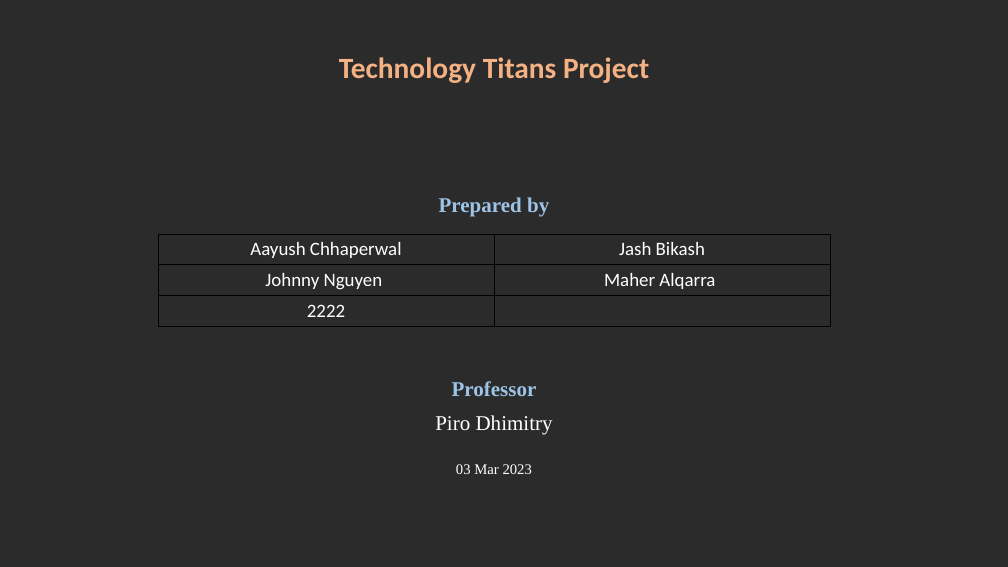
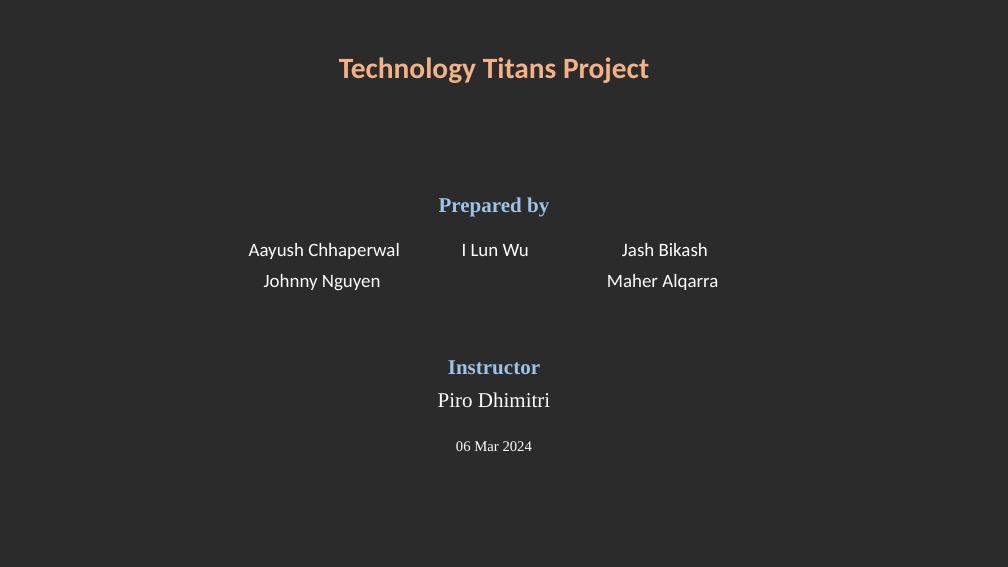
Before and after one commit to jash1112/Project_3, a slide deck: slide 1 of Presentation.pptx. Drawn at 1008x567 pixels with LibreOffice and Linux fonts; fonts in the diff are those of the drawing; background and template pictures are left out; a plain dark background stands for a picture behind light text. Boxes give left, top, right and bottom in pixels: in the first picture for what was removed or moved away, otherwise in the second. Text is boxed around its words. In the diff, an @@ line names an element or a change of style, - is before the commit and + after.

Commit message:
up

```diff
--- a/Presentation.pptx
+++ b/Presentation.pptx
@@ table at [235, 235, 753, 296] @@
-Aayush Chhaperwal | Jash Bikash
-Johnny Nguyen | Maher Alqarra
-2222 | 
+Aayush Chhaperwal | I Lun Wu | Jash Bikash
+Johnny Nguyen |  | Maher Alqarra
@@ table: place and size @@
-table at [158, 234, 830, 327]
+table at [235, 235, 753, 296]
@@ text at [438, 360, 550, 451]: text changed @@
-Professor
-Piro Dhimitry
-03 Mar 2023
+Instructor
+Piro Dhimitri
+06 Mar 2024
```
Also in this commit, not shown: 7 other slides changed, 2 slides added, 1 slide removed.
